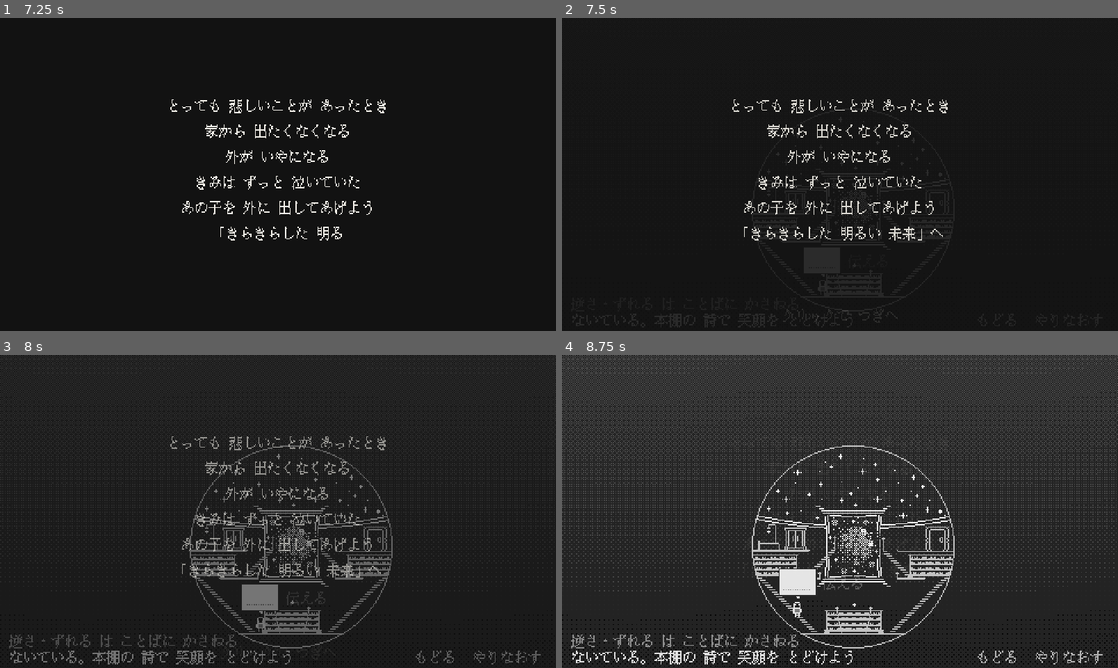
Above: before the commit, frames 1-4 (two rows, left to right).
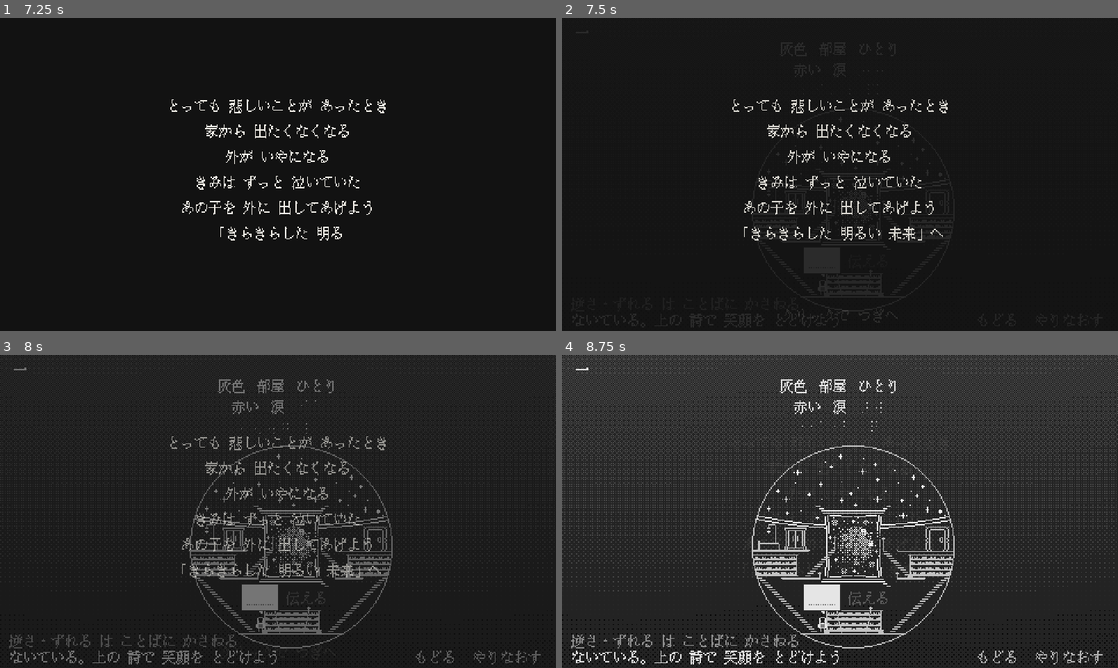
Above: after the commit, the same moments.

Repository: tmichiya/toru-3jam
Game: Godot game, scene res://scenes/main.tscn
The game is run twice, just before and just after one commit, with the same random seed, the same clock (stepped at 60 frames per second) and the same inputs.
Inputs (mouse positions are in pixels of both pictures, inside the frame that each line leads up to):
- Up to frame 1 (7.25 s): click "やりなおす" at 0.5 s; click "もどる" at 1.25 s; click (22, 33) at 2 s, where only the run after the commit has a clickable "一"; click "やりなおす" at 2.75 s; click "もどる" at 3.5 s; click (22, 33) at 4.25 s, where only the run after the commit has a clickable "一"; click "やりなおす" at 5 s; click "もどる" at 5.75 s; click (22, 33) at 6.5 s, where only the run after the commit has a clickable "一"
- Up to frame 2 (7.5 s): tap Enter at 7.25 s; drag from (840, 174) to (895, 105) at 7.27 s
- Up to frame 3 (8 s): no input
- Up to frame 4 (8.75 s): drag from (728, 527) to (812, 574) at 8.02 s

Frame 1 is identical in both runs. In frame 2, less than 0.1% of the frame differs, in the area x 17-53%, y 94-99%; in frame 3, 0.9%; in frame 4, 2.1%, in the area x 2-60%, y 4-99%.

Commit message:
詩一を最初から持たせ、詩の置き場所と窓のデータを追加
泣いている場面は 詩一 を上に出したまま部屋を隠し、主人公は動かない。下の本棚は使わない。詩を部屋の左右に置く位置 (poem_layout) と、窓をクリックできる範囲を追加。

Co-Authored-By: Claude Opus 5.5 <noreply@anthropic.com>

Diff:
--- a/data/poem.json
+++ b/data/poem.json
@@ -115,14 +115,21 @@
 		]
 	},
 	"spots": {
-		"shelf_bottom": { "points": [[162, 177]], "poem": "p1", "mark": [162, 152] },
 		"shelf_left": { "points": [[96, 129]], "poem": "p2", "mark": [93, 107] },
 		"shelf_right": { "points": [[228, 129]], "poem": "p3", "mark": [228, 107] },
-		"window": { "points": [[143, 105], [189, 106]], "poem": "p4", "mark": [161, 60] },
+		"window": { "points": [[143, 105], [189, 106]], "poem": "p4", "mark": [161, 60], "area": [128, 55, 66, 78] },
 		"bed": { "points": [[88, 105]] },
 		"door": { "points": [[234, 106]] }
 	},
 	"door_light": [227, 88, 16, 17],
+
+	"comment_start": "最初から持っている詩。poem_layout = 詩を置く場所 (画面座標, x は列の中心)。focus_poem の場面ではその詩を上の真ん中に大きく置く",
+	"start_poems": ["p1"],
+	"poem_layout": {
+		"p1": [82, 14], "p2": [82, 132],
+		"p3": [410, 14], "p4": [410, 132],
+		"focus": [240, 34]
+	},
 
 	"comment_poems": "1行 = 言葉の並び。{\"t\": 言葉, \"visible_in\": 色} はその色の時だけ見える言葉",
 	"poems": [
@@ -164,8 +171,10 @@
 	"stages": [
 		{
 			"id": "cry",
-			"hint": "ないている。本棚の 詩で 笑顔を とどけよう",
-			"unlock": ["shelf_bottom"],
+			"hint": "ないている。上の 詩で 笑顔を とどけよう",
+			"focus_poem": "p1",
+			"hide_room": true,
+			"can_move": false,
 			"capacity": 1,
 			"answers": [["笑顔"]],
 			"saturation": 0.0,
@@ -203,7 +212,7 @@
 		},
 		{
 			"id": "future",
-			"hint": "鍵を みつけた。窓の 星に どこへ行くか きこう",
+			"hint": "窓の 星が よんでいる。窓を クリック",
 			"unlock": ["window"],
 			"capacity": 3,
 			"answers": [["きらきらした", "明るい", "未来"]],
--- a/scripts/game_state.gd
+++ b/scripts/game_state.gd
@@ -13,7 +13,7 @@
 	var s := GameState.new()
 	s.d = {
 		"stage": 0,
-		"got": [],           # 手に入れた詩の id (手に入れた順)
+		"got": poem.get("start_poems", []).duplicate(),  # 手に入れた詩の id (手に入れた順)
 		"poems": {},         # 詩 id -> { "title", "lines": [{ "id", "words" }] }
 		"next_uid": 1,
 		"message": [],       # 吹き出しに並んだ言葉の uid (渡した順)
--- a/tests/test_solution.gd
+++ b/tests/test_solution.gd
@@ -13,11 +13,9 @@
 	_test_nav()
 
 	# 1. 泣いている: 赤で 逆さ が見え、涙を逆さにして 笑顔
-	_check(game.state.got().is_empty(), "最初は詩を持っていない")
+	_check(game.state.got() == ["p1"], "最初から 詩一 を持っている")
 	game.arrive("shelf_left")
-	_check(game.state.got().is_empty(), "まだ開いていない本棚からは手に入らない")
-	game.arrive("shelf_bottom")
-	_check(game.state.got() == ["p1"], "下の本棚で 詩一 を手に入れる")
+	_check(game.state.got() == ["p1"], "まだ開いていない本棚からは手に入らない")
 	_check(not game.apply_tool(_uid("逆さ"), _uid("涙")), "赤の前は 逆さ が見えない")
 	game.click(_uid("赤い"))
 	_check(not game.apply_tool(_uid("逆さ"), _uid("部屋")), "部屋 は逆さにできない")
@@ -69,7 +67,7 @@
 	game.undo()
 	_check(not game.state.d["ended"], "Undo でエンディング前へ")
 	game.reset()
-	_check(game.state.d["stage"] == 0 and _uid("涙") > 0, "Reset で初期状態 (涙 に戻る)")
+	_check(game.state.d["stage"] == 0 and game.state.got() == ["p1"] and _uid("涙") > 0, "Reset で初期状態 (涙 に戻る)")
 	print("FAILED" if failed else "ALL OK")
 	quit(1 if failed else 0)
 
